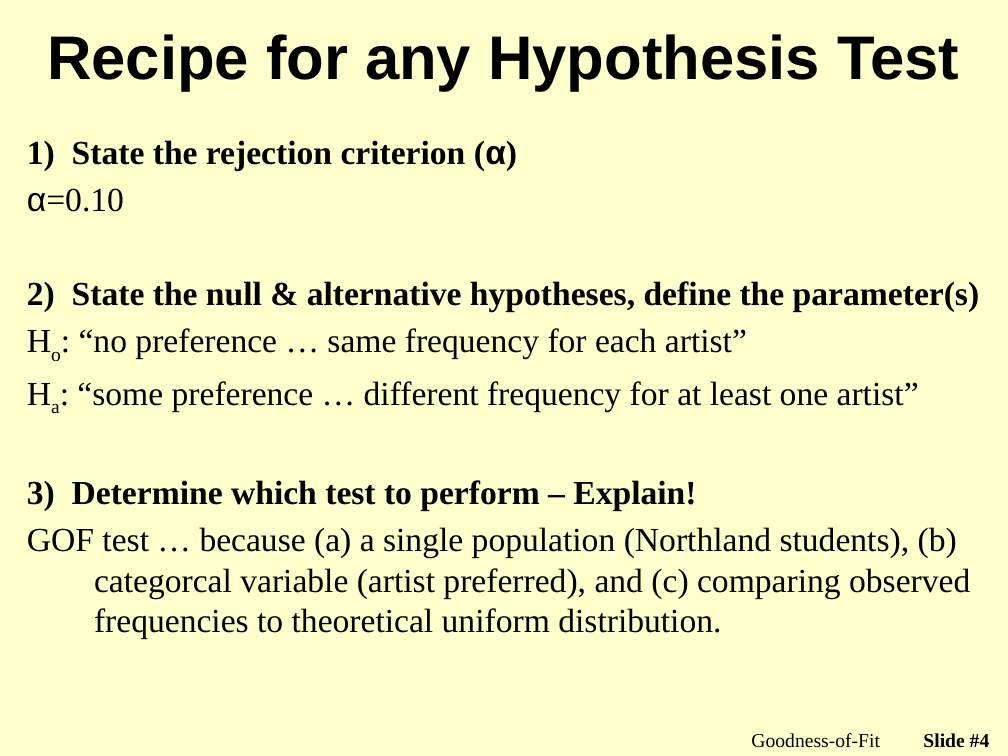
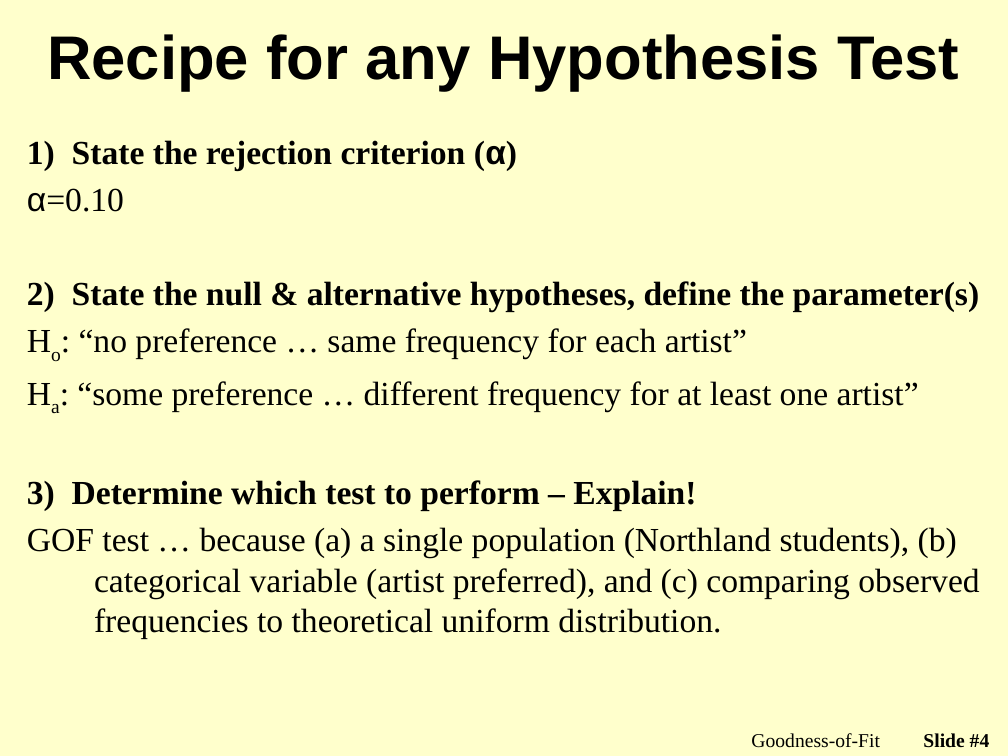
Before and after one commit to droglenc/NCMTH107, a slide deck: slide 4 of modules/Goodness_of_Fit/PPT.pptx. Drawn at 1008x756 pixels with LibreOffice and Linux fonts; fonts in the diff are those of the drawing; background and template pictures are left out. Boxes give left, top, right and bottom in pixels: in the first picture for what was removed or moved away, otherwise in the second. Text is boxed around its words. In the diff, an @@ line names an element or a change of style, - is before the commit and + after.

```diff
--- a/modules/Goodness_of_Fit/PPT.pptx
+++ b/modules/Goodness_of_Fit/PPT.pptx
@@ text at (27,527,979,639): text changed @@
-GOF test … because (a) a single population (Northland students), (b) categorcal variable (artist preferred), and (c) comparing observed frequencies to theoretical uniform distribution.
+GOF test … because (a) a single population (Northland students), (b) categorical variable (artist preferred), and (c) comparing observed frequencies to theoretical uniform distribution.
```
Also in this commit, not shown: 4 other slides changed, 2 other files.
